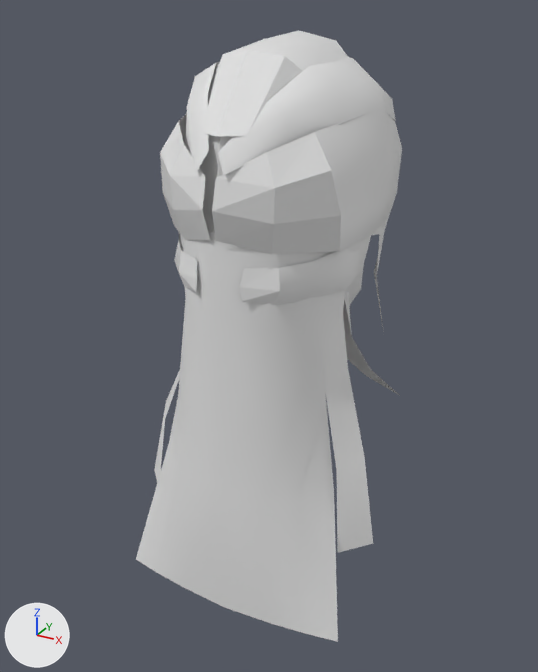
Before and after pictures for a commit that changed the glTF model assets/Converted Models/HairStyle/Human Female/Mage female hair 08.glb.
One viewpoint serves both versions: a 50 mm camera at (0.239, -0.464, 0.179) aimed at (-0.006, -0.018, -0.044). Lighting does not change. The marker at lower left points along +X, +Y and +Z. The picture after the commit comes second.
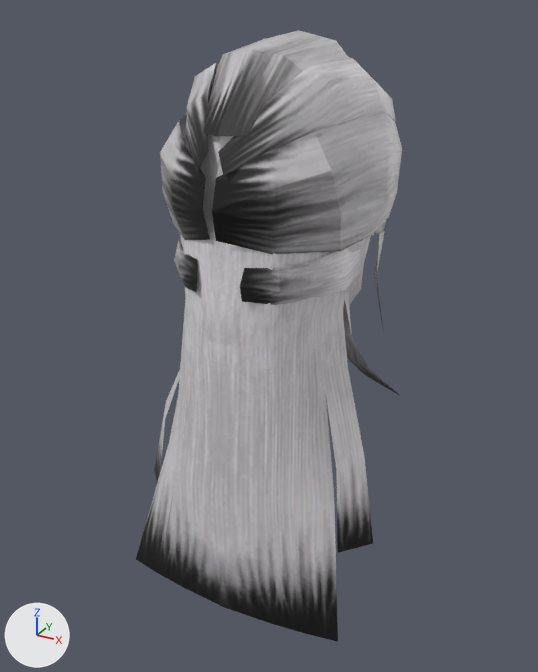
Changed parts and their boxes [x1, y1, x2, y2] in the pictures (538 x 672 px):
```json
{"object": "Object31_0", "change": "recoloured", "before": [136, 30, 401, 642], "after": [136, 30, 401, 642], "on screen": "darker"}
```

Scene script edits in JSON lines:
```json
{"op": "add", "block": "img_tex_6055092352253804169_dds", "code": ["img_tex_6055092352253804169_dds = load_image('tex_6055092352253804169.dds', '_unpacked/tex_6055092352253804169.dds', 512, 512, 'sRGB')"]}
{"op": "add", "block": "mat_object31_0_mat", "code": ["mat_object31_0_mat = principled_material('Object31_0_mat')", "mat_object31_0_mat.texture = img_tex_6055092352253804169_dds"]}
{"block": "me_object31_0", "where": "me_object31_0.from_pydata(...)  # 264 vertices, 344 faces; spans x -0.097..0.097, y -0.105..0.085, z -0.235..0.165"}
{"op": "add", "block": "me_object31_0", "code": "me_object31_0.materials.append(mat_object31_0_mat)  # picture img_tex_6055092352253804169_dds"}
```
